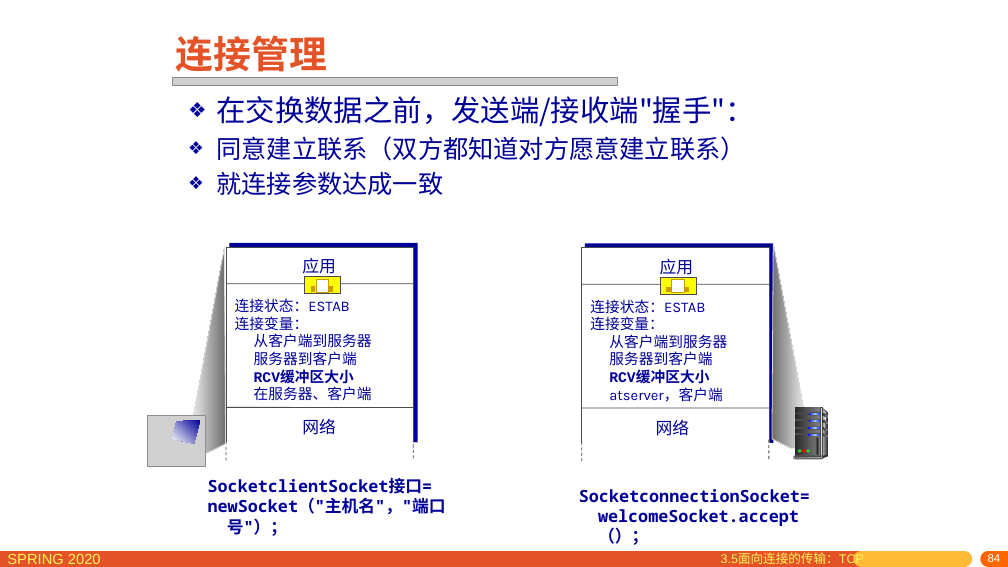
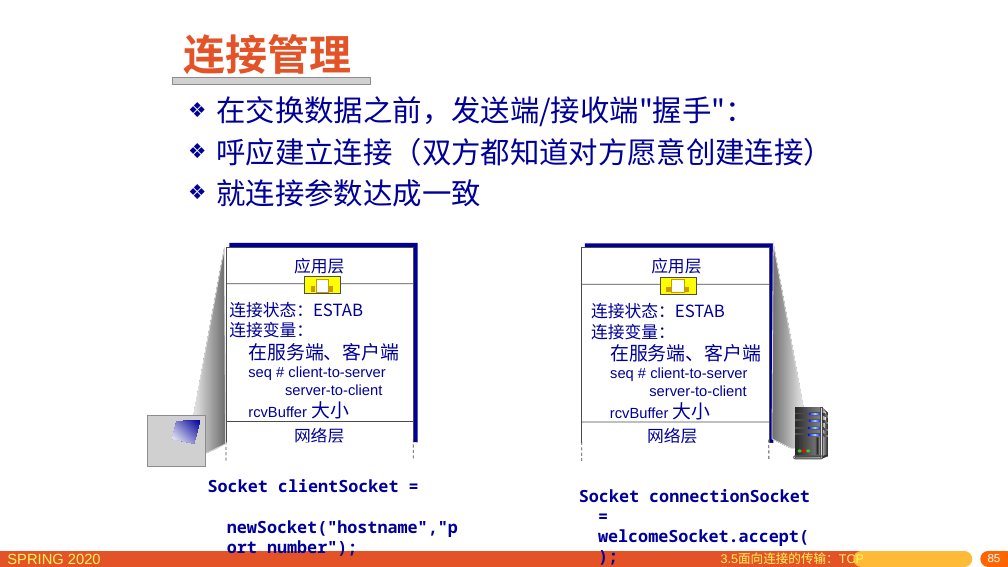
Before and after one commit to network-distributed/presentations, a slide deck: slide 85 of chapter3_cn.pptx (slide 84 before the commit). Drawn at 1008x567 pixels with LibreOffice and Linux fonts; fonts in the diff are those of the drawing; grey boxes stand for pictures. Boxes give left, top, right and bottom in pixels: in the first picture for what was removed or moved away, otherwise in the second. Text is boxed around its words. In the diff, an @@ line names an element or a change of style, - is before the commit and + after.

```diff
--- a/chapter3_cn.pptx
+++ b/chapter3_cn.pptx
@@ title "连接管理" at bbox=[183, 28, 351, 78]: size 36 to 40 pt; alignment left to centre @@
@@ picture: place and size @@
-picture at bbox=[172, 77, 618, 85]
+picture at bbox=[172, 77, 371, 85]
@@ text at bbox=[217, 138, 834, 166]: text changed; size 24 to 28 pt @@
-❖ 同意建立联系（双方都知道对方愿意建立联系）
+❖ 呼应建立连接（双方都知道对方愿意创建连接）
@@ text at bbox=[217, 179, 481, 207]: size 24 to 28 pt in "就连接参数达成一致" @@
@@ text at bbox=[294, 258, 344, 277]: text changed; font Karla to Noto Sans CJK SC @@
-应用
+应用层
@@ text at bbox=[651, 258, 701, 278]: text changed; font Karla to Noto Sans CJK SC @@
-应用
+应用层
@@ text at bbox=[229, 302, 363, 338]: size 14 to 16 pt, font Karla to Noto Sans CJK SC in "连接状态：ESTAB", "连接变量：" @@
@@ text at bbox=[591, 303, 725, 340]: size 14 to 16 pt, font Karla to Noto Sans CJK SC in "连接状态：ESTAB", "连接变量：" @@
@@ text at bbox=[248, 343, 399, 422]: text changed; font Karla to Arial @@
-  从客户端到服务器
-  服务器到客户端
-  RCV缓冲区大小
-  在服务器、客户端
+  在服务端、客户端
+  seq # client-to-server
+  server-to-client
+  rcvBuffer 大小
@@ text at bbox=[610, 344, 761, 423]: text changed; font Karla to Arial @@
-  从客户端到服务器
-  服务器到客户端
-  RCV缓冲区大小
-  atserver，客户端
+  在服务端、客户端seq # client-to-server
+  server-to-client
+rcvBuffer 大小
@@ line moved from (227, 408) - (414, 408) to (227, 422) - (414, 422) @@
@@ text at bbox=[294, 427, 344, 443]: text changed; font Karla to Noto Sans CJK SC @@
-网络
+网络层
@@ line moved from (582, 408) - (770, 408) to (582, 422) - (770, 422) @@
@@ text at bbox=[647, 427, 697, 443]: text changed; font Karla to Noto Sans CJK SC @@
-网络
+网络层
@@ text removed at bbox=[208, 477, 446, 536] @@
-SocketclientSocket接口=
-newSocket（"主机名"，"端口号"）；
@@ text added at bbox=[208, 479, 458, 558], 16 pt, text #000099, bold @@
+Socket clientSocket =
+newSocket("hostname","port number");
@@ text at bbox=[579, 489, 810, 546]: text changed @@
-SocketconnectionSocket=welcomeSocket.accept（）；
+Socket connectionSocket = welcomeSocket.accept();
@@ page number at bbox=[988, 554, 1001, 562]: text changed @@
-84
+85
```
Also in this commit, not shown: 74 other slides changed, 1 slide added, 1 other file.
